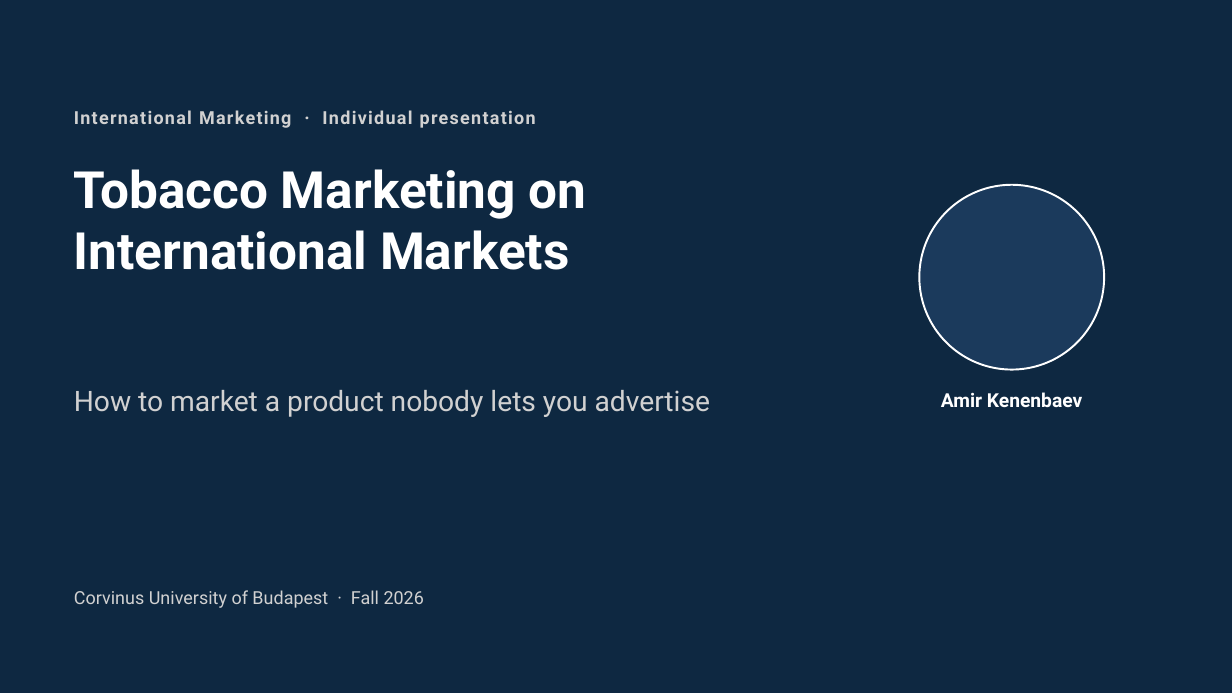
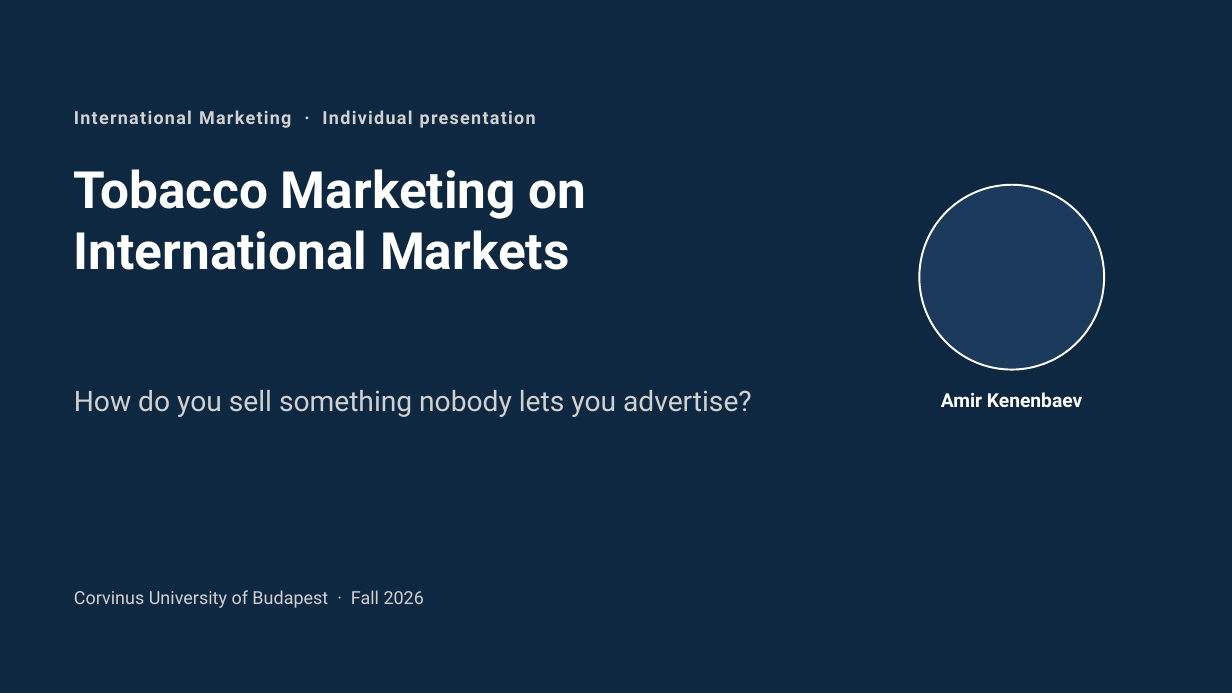
Before and after one commit to untitl333d/-frontend-slides, a slide deck: slide 1 of presentations/tobacco-marketing/Tobacco_Marketing_International_Markets.pptx. Drawn at 1232x693 pixels with LibreOffice and Linux fonts; fonts in the diff are those of the drawing. Boxes give left, top, right and bottom in pixels: in the first picture for what was removed or moved away, otherwise in the second. Text is boxed around its words. In the diff, an @@ line names an element or a change of style, - is before the commit and + after.

```diff
--- a/presentations/tobacco-marketing/Tobacco_Marketing_International_Markets.pptx
+++ b/presentations/tobacco-marketing/Tobacco_Marketing_International_Markets.pptx
@@ text at <box>74,390,752,417</box>: text changed @@
-How to market a product nobody lets you advertise
+How do you sell something nobody lets you advertise?
```
Also in this commit, not shown: 4 other slides changed, 8 slides added, 9 slides removed, 2 other files.
